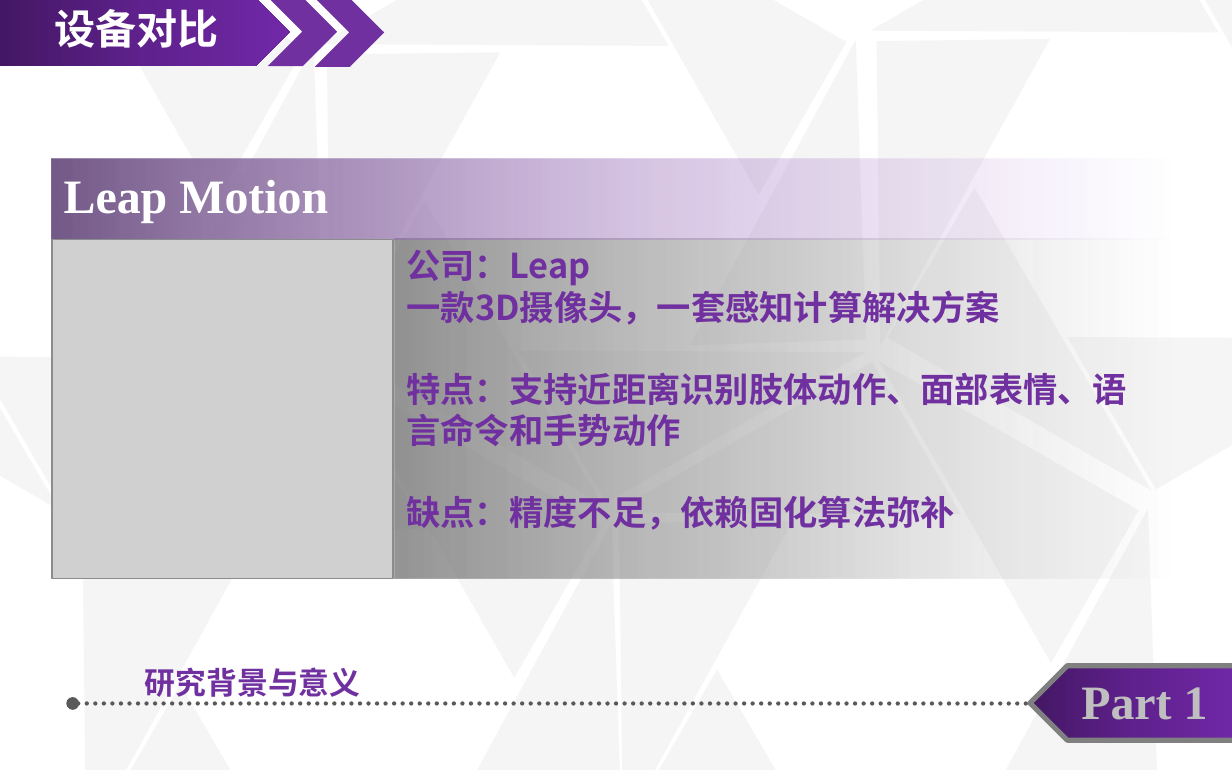
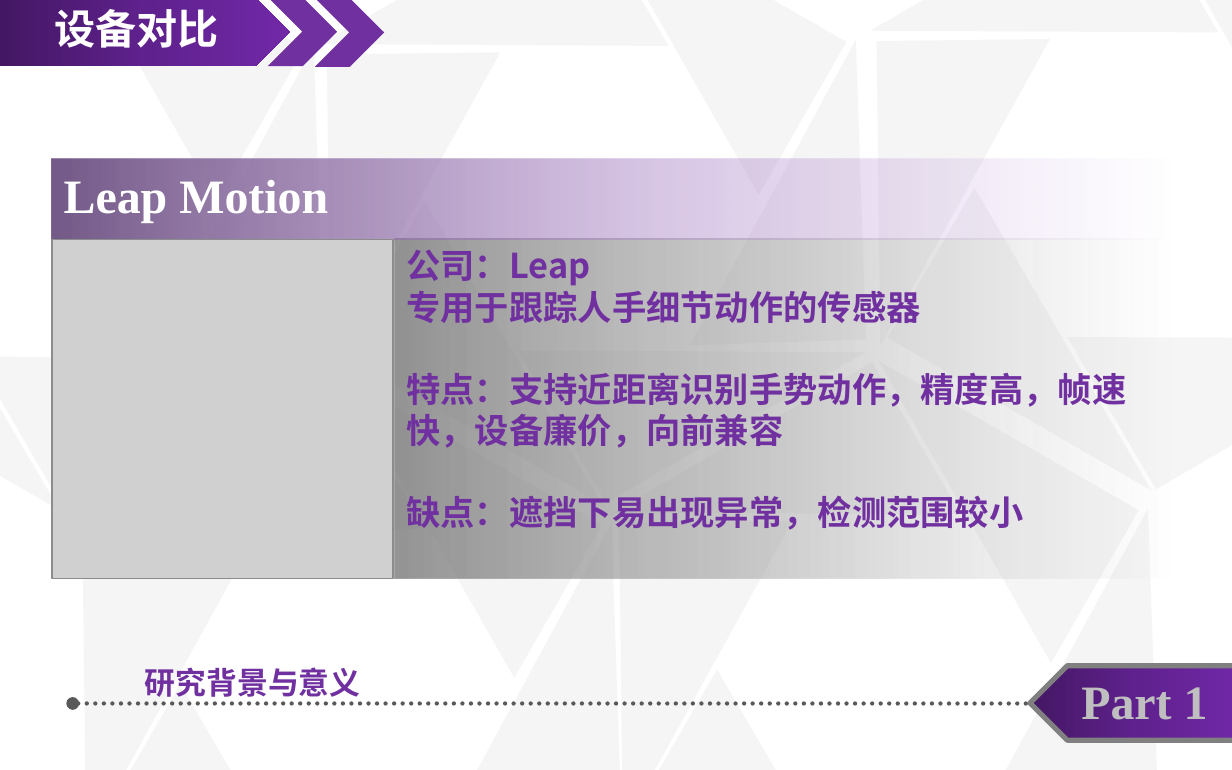
Before and after one commit to taixihuase/LeapMotion, a slide deck: slide 8 of Assets/Documents/毕业设计答辩.pptx. Drawn at 1232x770 pixels with LibreOffice and Linux fonts; fonts in the diff are those of the drawing; grey boxes stand for pictures. Boxes give left, top, right and bottom in pixels: in the first picture for what was removed or moved away, otherwise in the second. Text is boxed around its words. In the diff, an @@ line names an element or a change of style, - is before the commit and + after.

```diff
--- a/Assets/Documents/毕业设计答辩.pptx
+++ b/Assets/Documents/毕业设计答辩.pptx
@@ text in rectangle at (406,285,1126,535): text changed @@
-一款3D摄像头，一套感知计算解决方案
-特点：支持近距离识别肢体动作、面部表情、语言命令和手势动作
-缺点：精度不足，依赖固化算法弥补
+专用于跟踪人手细节动作的传感器
+特点：支持近距离识别手势动作，精度高，帧速快，设备廉价，向前兼容
+缺点：遮挡下易出现异常，检测范围较小
```
Also in this commit, not shown: 4 other slides changed, 21 slides added, 2 slides removed, 1 other file.
